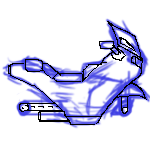
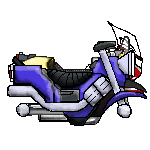
Before/after of a 150 × 150 layered artwork. What changed in the layer stack:
showed group "big-bike" (5 layers) over [2, 38, 150, 129]
showed group "Bike" (4 layers) over [3, 36, 149, 123]
added group "Speed-bike" with 4 layers above "Layer 11" over [2, 18, 150, 129]
added layer "Layer 20" in group "Speed-bike" over [8, 21, 146, 125]
added layer "Layer 22" in group "Speed-bike" over [8, 41, 146, 125]
added layer "Layer 21" in group "Speed-bike" over [9, 25, 145, 125]
hid "Layer 9", moved it into group "Speed-bike" over [2, 18, 150, 129]
removed layer "Layer 18" over [8, 21, 147, 125]
